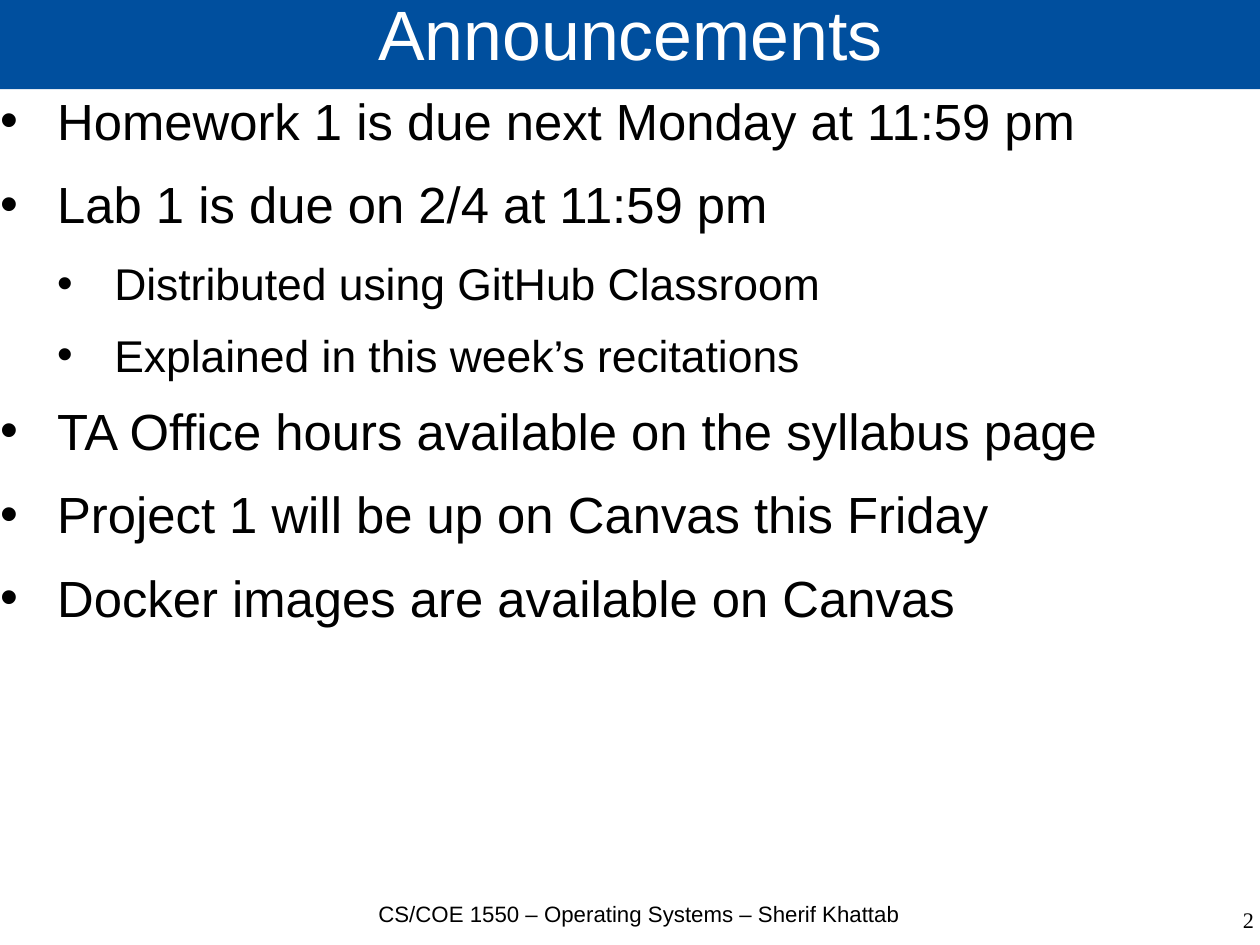
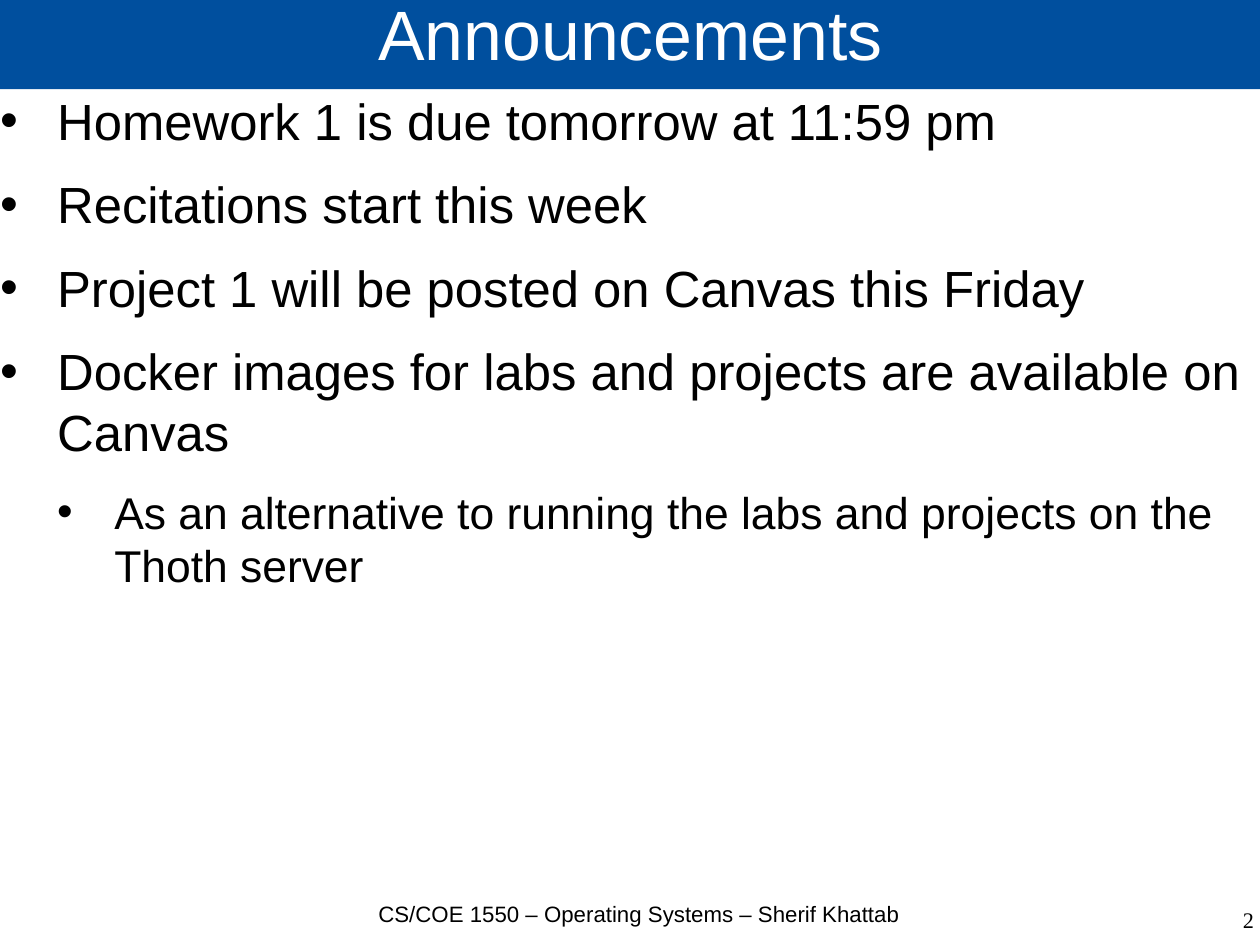
Before and after one commit to cs1550-2244/cs1550-code-handouts, a slide deck: slide 2 of DraftSlides/Lecture3.pptx. Drawn at 1260x945 pixels with LibreOffice and Linux fonts; fonts in the diff are those of the drawing. Boxes give left, top, right and bottom in pixels: in the first picture for what was removed or moved away, otherwise in the second. Text is boxed around its words. In the diff, an @@ line names an element or a change of style, - is before the commit and + after.

Commit message:
Lecture 3

```diff
--- a/DraftSlides/Lecture3.pptx
+++ b/DraftSlides/Lecture3.pptx
@@ text at [57,103,1239,583]: text changed @@
-• Homework 1 is due next Monday at 11:59 pm
-• Lab 1 is due on 2/4 at 11:59 pm
-  • Distributed using GitHub Classroom
-  • Explained in this week’s recitations
-• TA Office hours available on the syllabus page
-• Project 1 will be up on Canvas this Friday
-• Docker images are available on Canvas
+• Homework 1 is due tomorrow at 11:59 pm
+• Recitations start this week
+• Project 1 will be posted on Canvas this Friday
+• Docker images for labs and projects are available on Canvas
+  • As an alternative to running the labs and projects on the Thoth server
```
Also in this commit, not shown: 3 other slides changed, 4 slides added, 3 other files.
